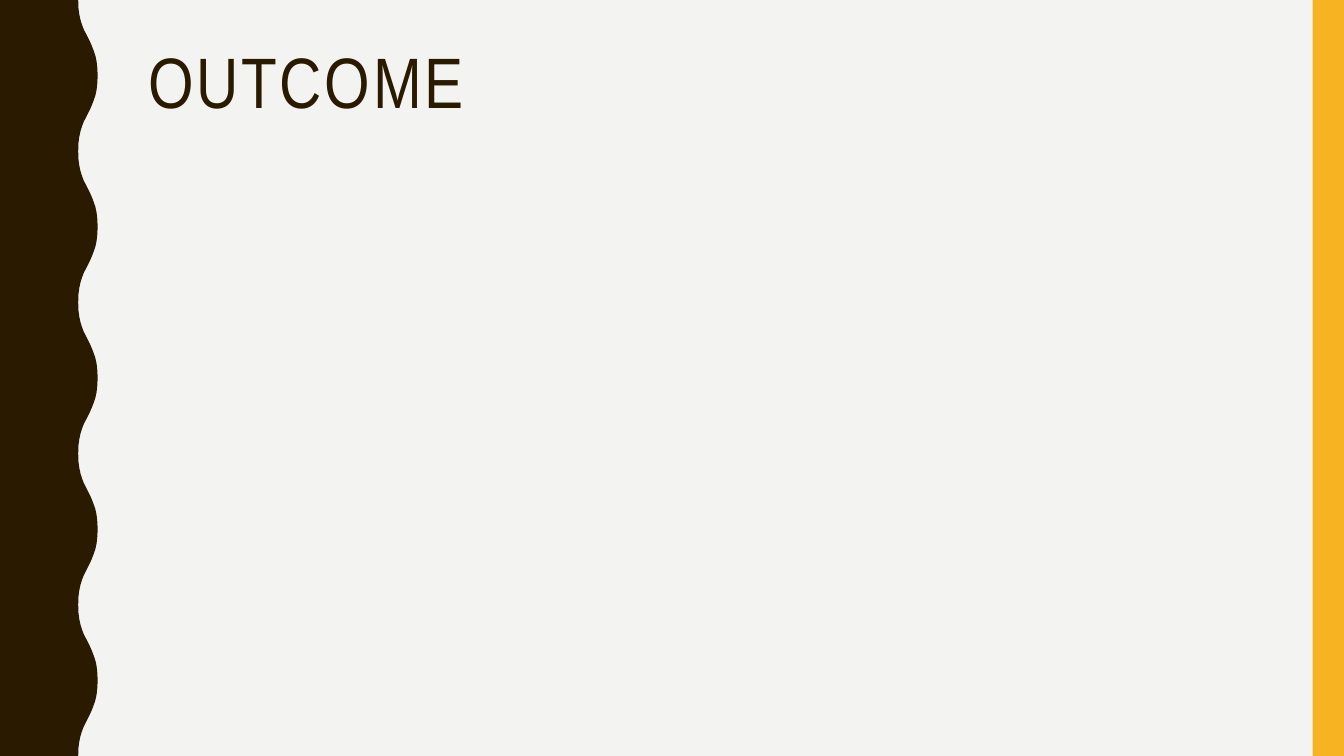
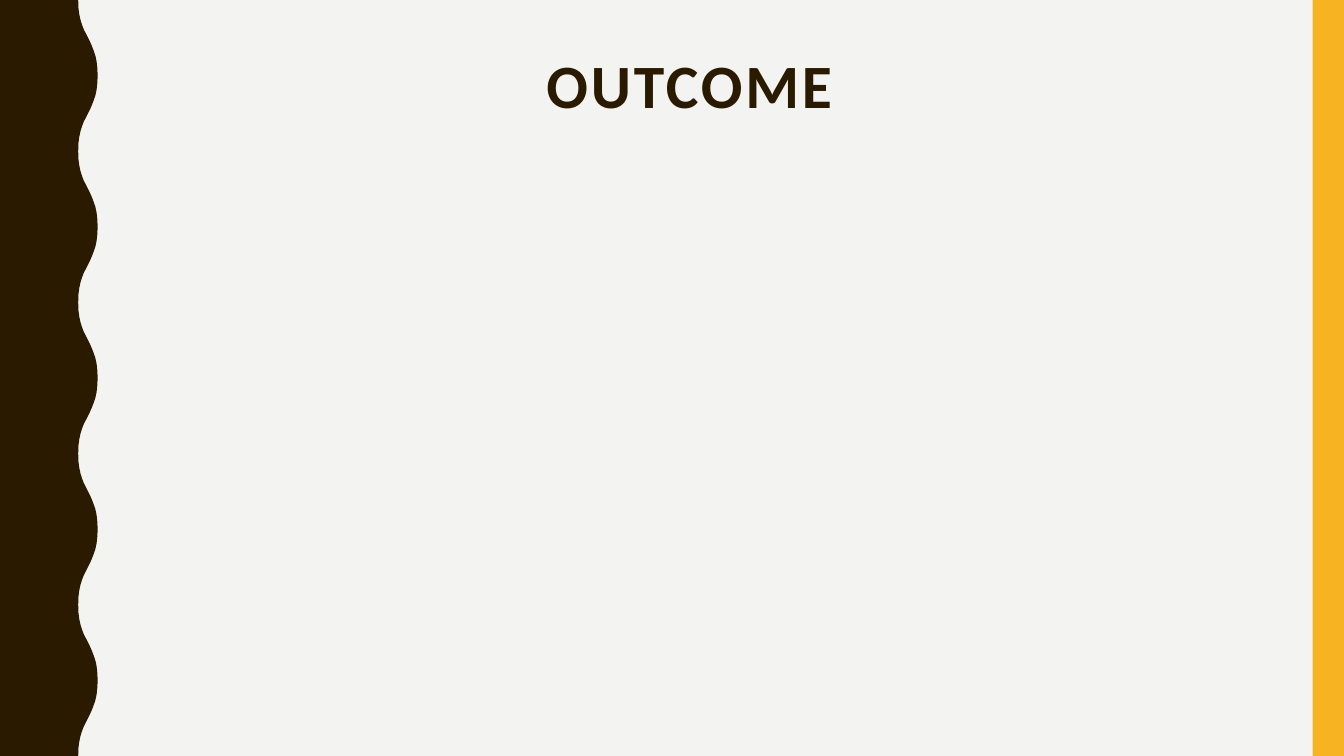
Before and after one commit to shaayaan16/segfaultshooter, a slide deck: slide 15 of Demo.pptx. Drawn at 1344x756 pixels with LibreOffice and Linux fonts; fonts in the diff are those of the drawing. Boxes give left, top, right and bottom in pixels: in the first picture for what was removed or moved away, otherwise in the second. Text is boxed around its words. In the diff, an @@ line names an element or a change of style, - is before the commit and + after.

```diff
--- a/Demo.pptx
+++ b/Demo.pptx
@@ title "OUTCOME" at (546, 67, 831, 109): size 51 to 44 pt, font Arial Narrow to Calibri, bold on; alignment left to centre @@
```
Also in this commit, not shown: 4 other slides changed, 2 slides added, 2 slides removed.
